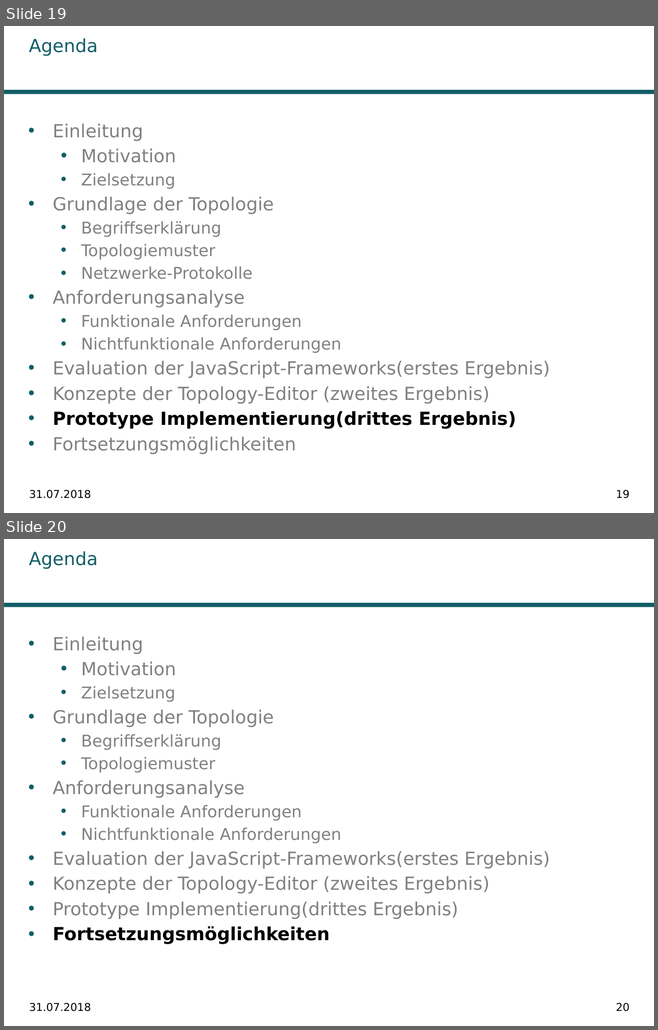
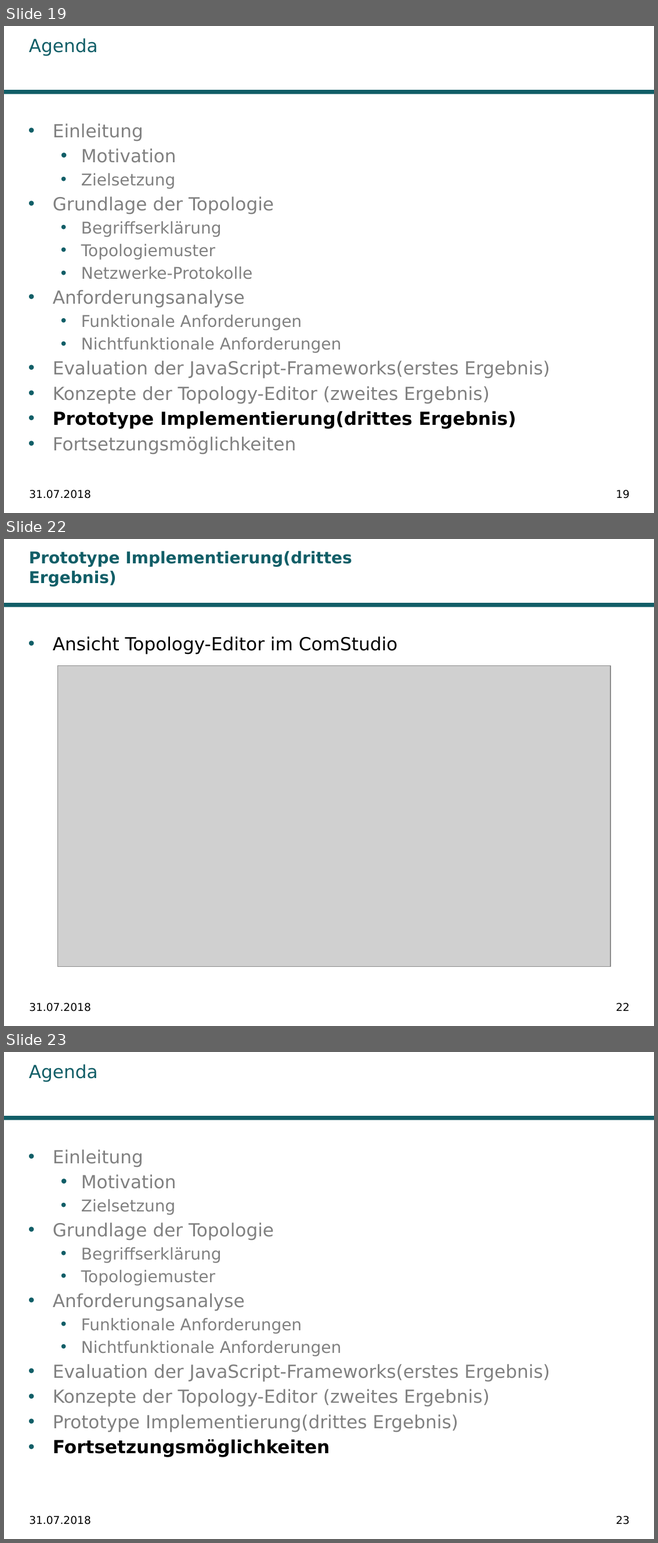
Before and after one commit to Ghislain1/zoe-fb-app, a slide deck: __Master-Abschlussarbeit.pptx. Shown one above the other, each under a label of ours: slides 19 and 20 before the commit, slides 19, 22 and 23 after it; the slides between them are not shown. The pictures are 658x1030 and 658x1543 pixels, drawn with LibreOffice and Linux fonts; fonts in the diff are those of the drawing; grey boxes stand for pictures; background and template pictures are left out. Boxes give left, top, right and bottom in pixels: in the first picture for what was removed or moved away, otherwise in the second. Text is boxed around its words. In the diff, an @@ line names an element or a change of style, - is before the commit and + after.

```diff
--- a/__Master-Abschlussarbeit.pptx
+++ b/__Master-Abschlussarbeit.pptx
@@ slide 22 added at (4, 539, 654, 1026), background #FFFFFF; not listed: 1 template element that a slide beside it also shows @@
@@ title added at (29, 551, 351, 587), 18 pt, text #115E67, bold @@
+Prototype Implementierung(drittes Ergebnis)
@@ text added at (53, 636, 397, 654), 20 pt, text #000000 @@
+• Ansicht Topology-Editor im ComStudio
@@ picture added at (58, 665, 610, 966) @@
@@ text added at (29, 1003, 91, 1012), 12 pt, text #000000 @@
+31.07.2018
@@ page number added at (615, 1003, 629, 1011), 12 pt, text #000000 @@
+22
@@ what was slide 20 is now slide 23 @@
@@ page number at (615, 1516, 629, 1525): text changed @@
-20
+23
```
Also in this commit, not shown: 2 other slides added, 2 other files.
